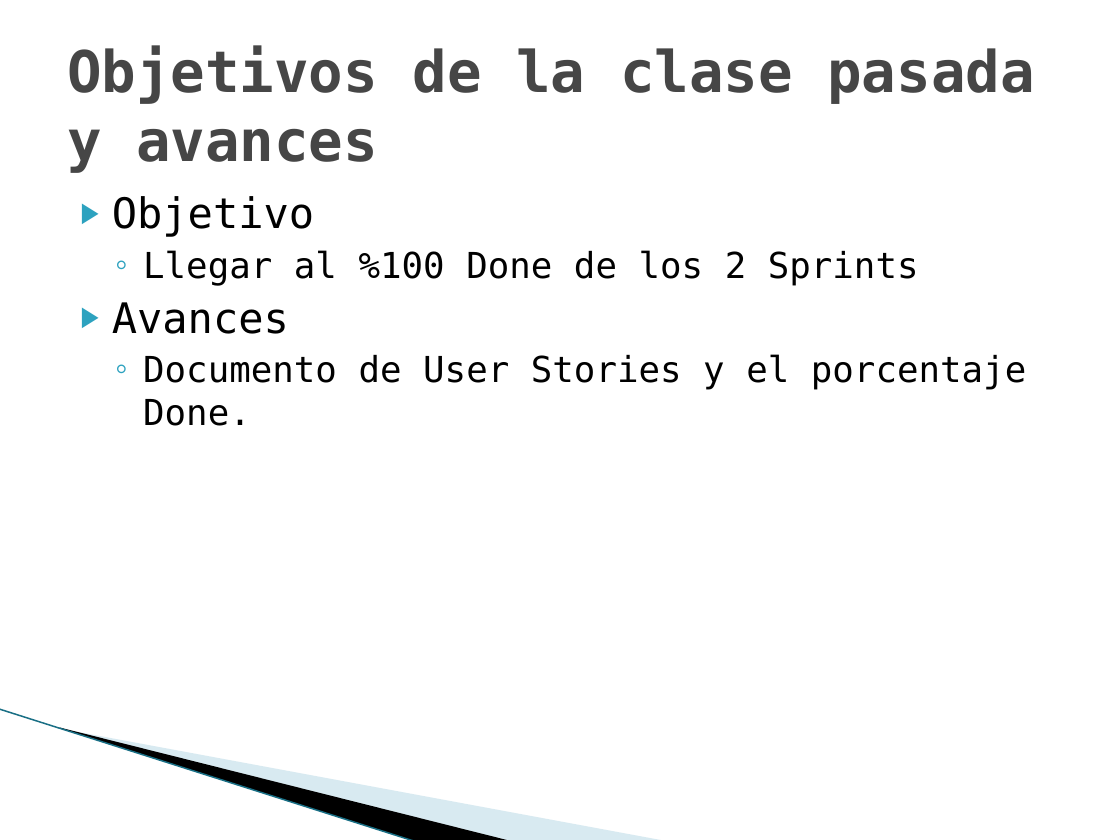
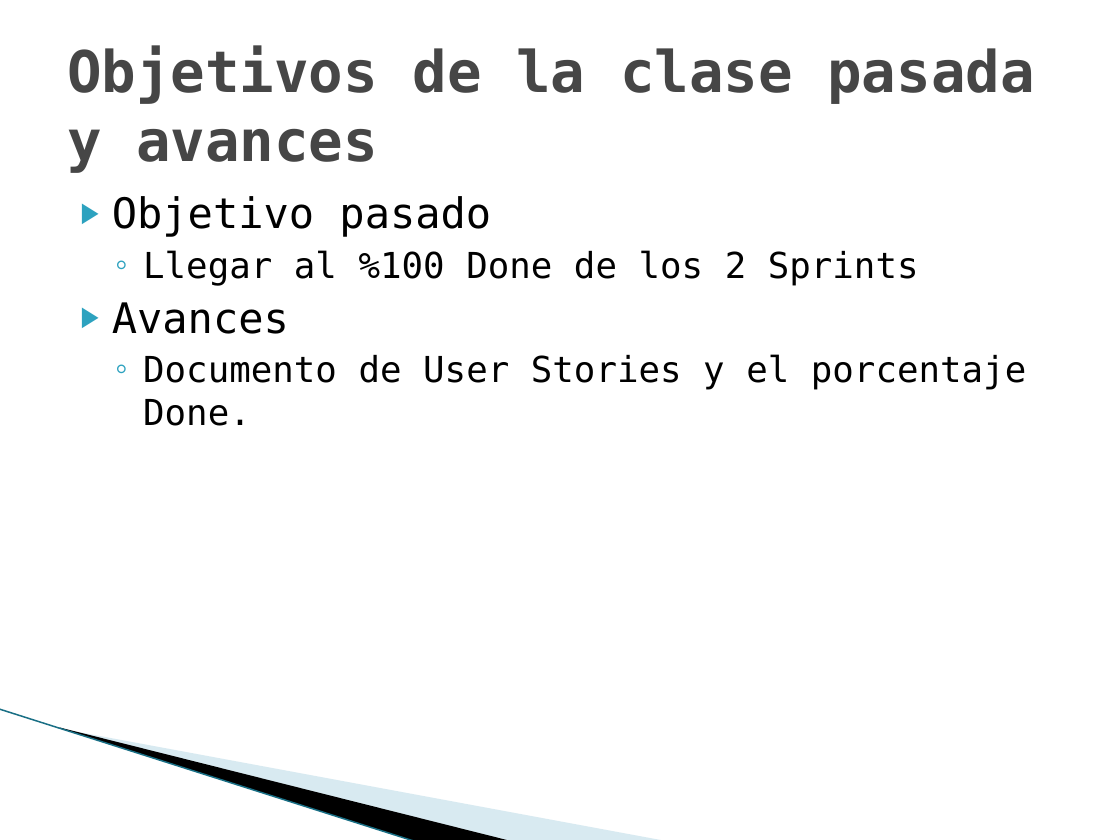
Before and after one commit to googlecode-mirror/qnet-ua2011, a slide deck: slide 3 of Gestion/17.10.11/Executive Managment Summary.pptx. Drawn at 1120x840 pixels with LibreOffice and Linux fonts; fonts in the diff are those of the drawing; background and template pictures are left out. Boxes give left, top, right and bottom in pixels: in the first picture for what was removed or moved away, otherwise in the second. Text is boxed around its words. In the diff, an @@ line names an element or a change of style, - is before the commit and + after.

```diff
--- a/Gestion/17.10.11/Executive Managment Summary.pptx
+++ b/Gestion/17.10.11/Executive Managment Summary.pptx
@@ text at <box>112,196,491,237</box>: text changed @@
-▶ Objetivo
+▶ Objetivo pasado
```
Also in this commit, not shown: 1 other slide changed.
